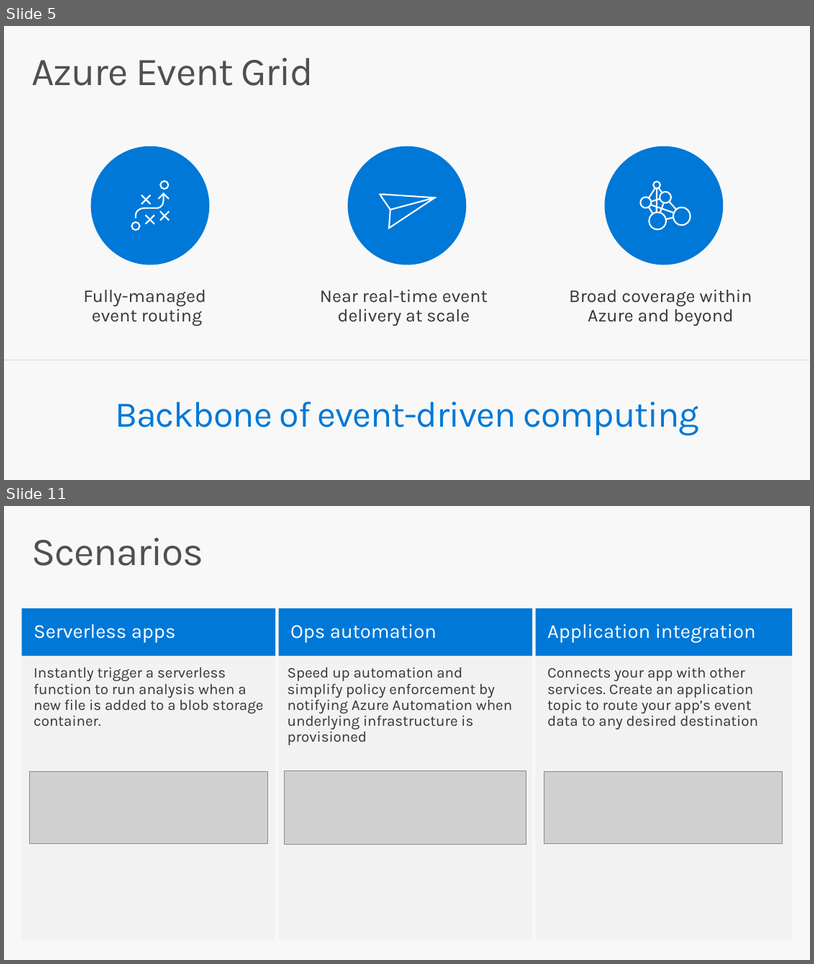
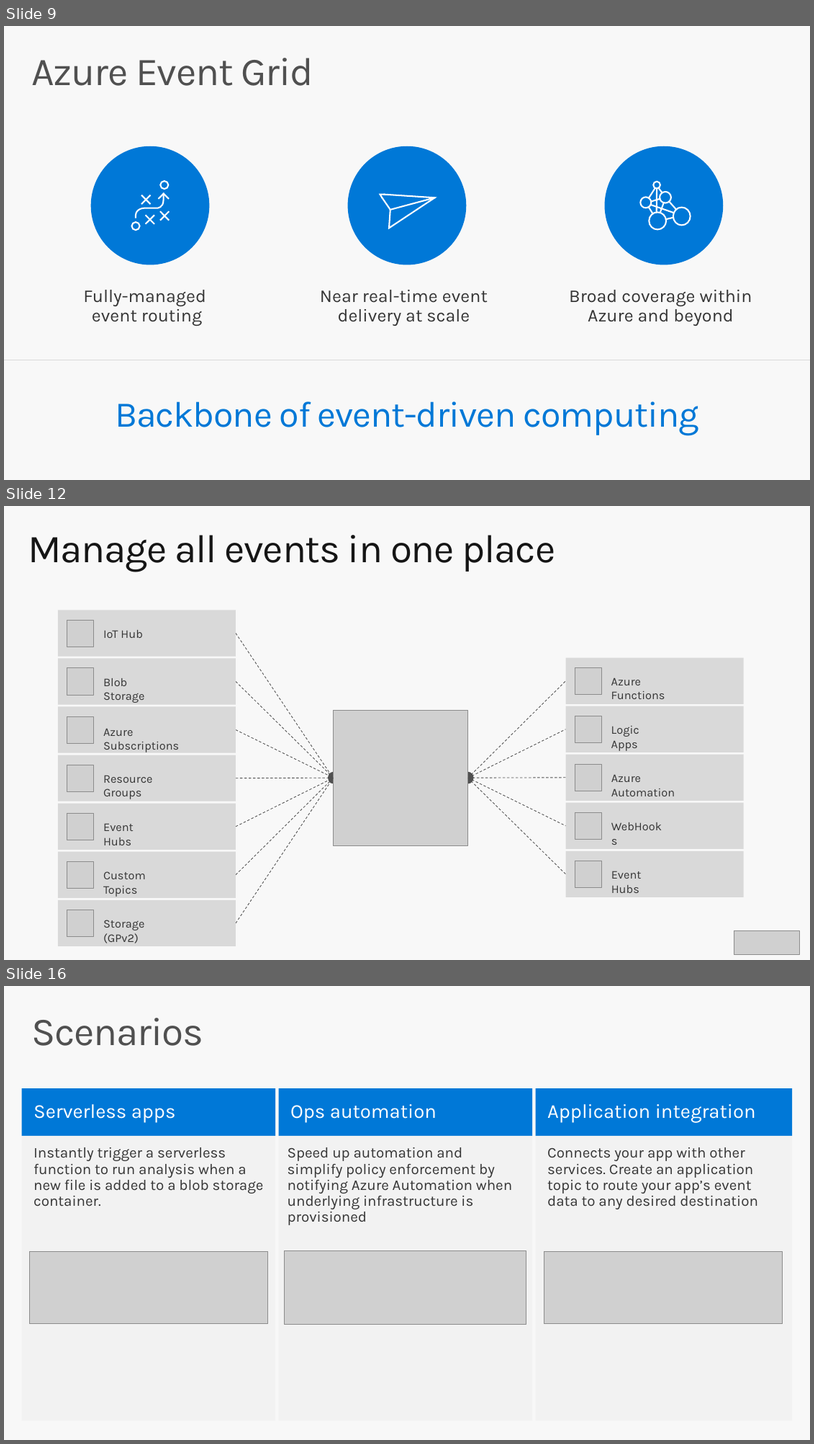
Before and after one commit to codingwithsasquatch/serverless_ninjas_workshop, a slide deck: 3-Event_Grid_Overview/Serverless_Workshop-Event_Grid_Overview.pptx. Shown one above the other, each under a label of ours: slides 5 and 11 before the commit, slides 9, 12 and 16 after it; the slides between them are not shown. The pictures are 814x964 and 814x1444 pixels, drawn with LibreOffice and Linux fonts; fonts in the diff are those of the drawing; grey boxes stand for pictures. Boxes give left, top, right and bottom in pixels: in the first picture for what was removed or moved away, otherwise in the second. Text is boxed around its words. In the diff, an @@ line names an element or a change of style, - is before the commit and + after.

```diff
--- a/3-Event_Grid_Overview/Serverless_Workshop-Event_Grid_Overview.pptx
+++ b/3-Event_Grid_Overview/Serverless_Workshop-Event_Grid_Overview.pptx
@@ slide 12 added at [4, 506, 810, 960], background #F8F8F8 @@
@@ text added at [28, 535, 556, 572], 47 pt, text #151515 @@
+Manage all events in one place
@@ line added from (236, 633) to (333, 777), #505050 0.75 pt dashed @@
@@ line added from (236, 682) to (334, 777), #505050 0.75 pt dashed @@
@@ line added from (468, 777) to (566, 681), #505050 0.75 pt dashed @@
@@ group added at [328, 710, 474, 845]: 2 ellipses, 2 pictures @@
@@ line added from (236, 730) to (334, 777), #505050 0.75 pt dashed @@
@@ line added from (468, 777) to (566, 729), #505050 0.75 pt dashed @@
@@ line added from (236, 875) to (334, 777), #505050 0.75 pt dashed @@
@@ line added from (236, 778) to (334, 777), #505050 0.75 pt dashed @@
@@ line added from (236, 826) to (334, 777), #505050 0.75 pt dashed @@
@@ line added from (236, 923) to (333, 777), #505050 0.75 pt dashed @@
@@ line added from (468, 777) to (566, 777), #505050 0.75 pt dashed @@
@@ line added from (468, 777) to (566, 826), #505050 0.75 pt dashed @@
@@ line added from (468, 777) to (566, 874), #505050 0.75 pt dashed @@
@@ group added at [566, 658, 744, 897]: 5 rectangles, 5 texts, 5 pictures @@
+Azure Functions
+Logic Apps
+Azure Automation
+WebHooks
+Event Hubs
@@ group added at [58, 610, 236, 946]: 7 rectangles, 7 texts, 7 pictures @@
+IoT Hub
+Blob Storage
+Resource Groups
+Azure Subscriptions
+Event Hubs
+Custom Topics
+Storage (GPv2)
@@ picture added at [735, 931, 800, 955] @@
@@ what was slide 5 is now slide 9 @@
@@ what was slide 11 is now slide 16 @@
```
Also in this commit, not shown: 3 slides changed, 6 other slides added, 2 slides removed.
